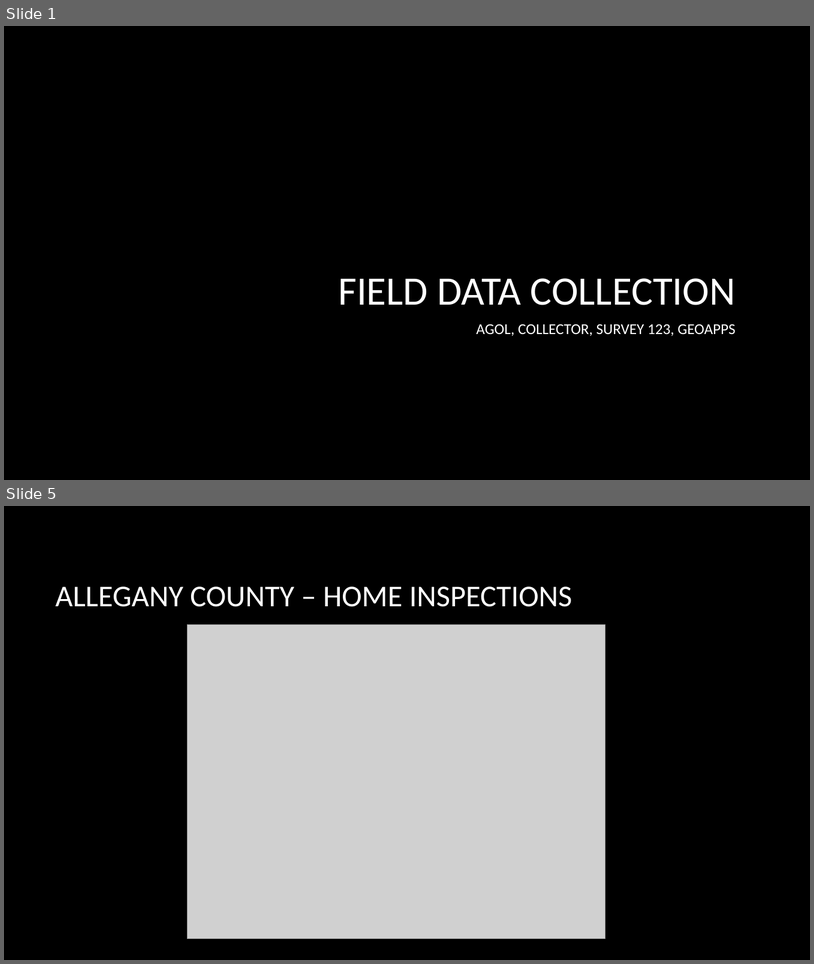
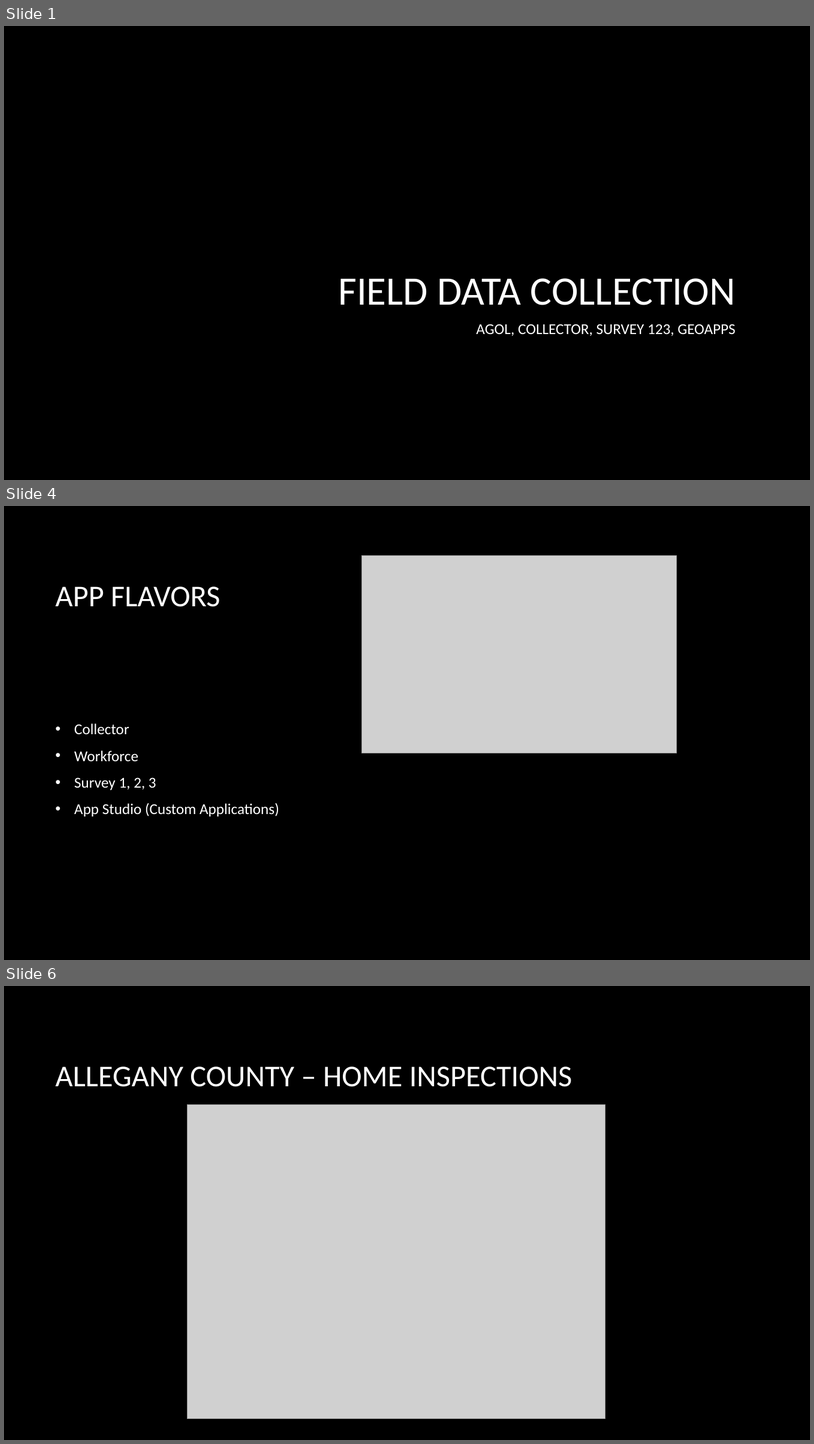
Before and after one commit to jbchurchill/current_presentations, a slide deck: FieldDataCollection.pptx. Shown one above the other, each under a label of ours: slides 1 and 5 before the commit, slides 1, 4 and 6 after it; the slides between them are not shown. The pictures are 814x964 and 814x1444 pixels, drawn with LibreOffice and Linux fonts; fonts in the diff are those of the drawing; grey boxes stand for pictures; background and template pictures are left out. Boxes give left, top, right and bottom in pixels: in the first picture for what was removed or moved away, otherwise in the second. Text is boxed around its words. In the diff, an @@ line names an element or a change of style, - is before the commit and + after.

Commit message:
have new (unused) JPGs showing Workforce and edits to the pptx.

```diff
--- a/FieldDataCollection.pptx
+++ b/FieldDataCollection.pptx
@@ slide 4 added at <box>4,506,810,960</box>, background picture (left out) @@
@@ picture added at <box>362,556,677,753</box> @@
@@ title added at <box>56,586,220,607</box>, 36 pt, text #FFFFFF @@
+APP FLAVORS
@@ text added at <box>74,723,279,816</box>, 18 pt, text #FFFFFF @@
+• Collector
+• Workforce
+• Survey 1, 2, 3
+• App Studio (Custom Applications)
@@ what was slide 5 is now slide 6 @@
```
Also in this commit, not shown: 1 slide changed, 2 other slides added, 1 slide removed, 6 other files.
